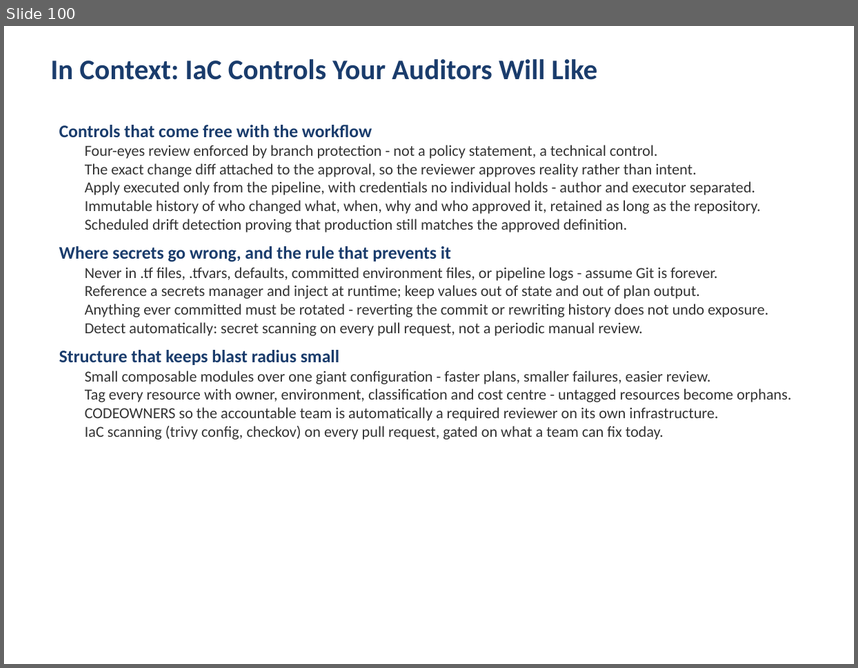
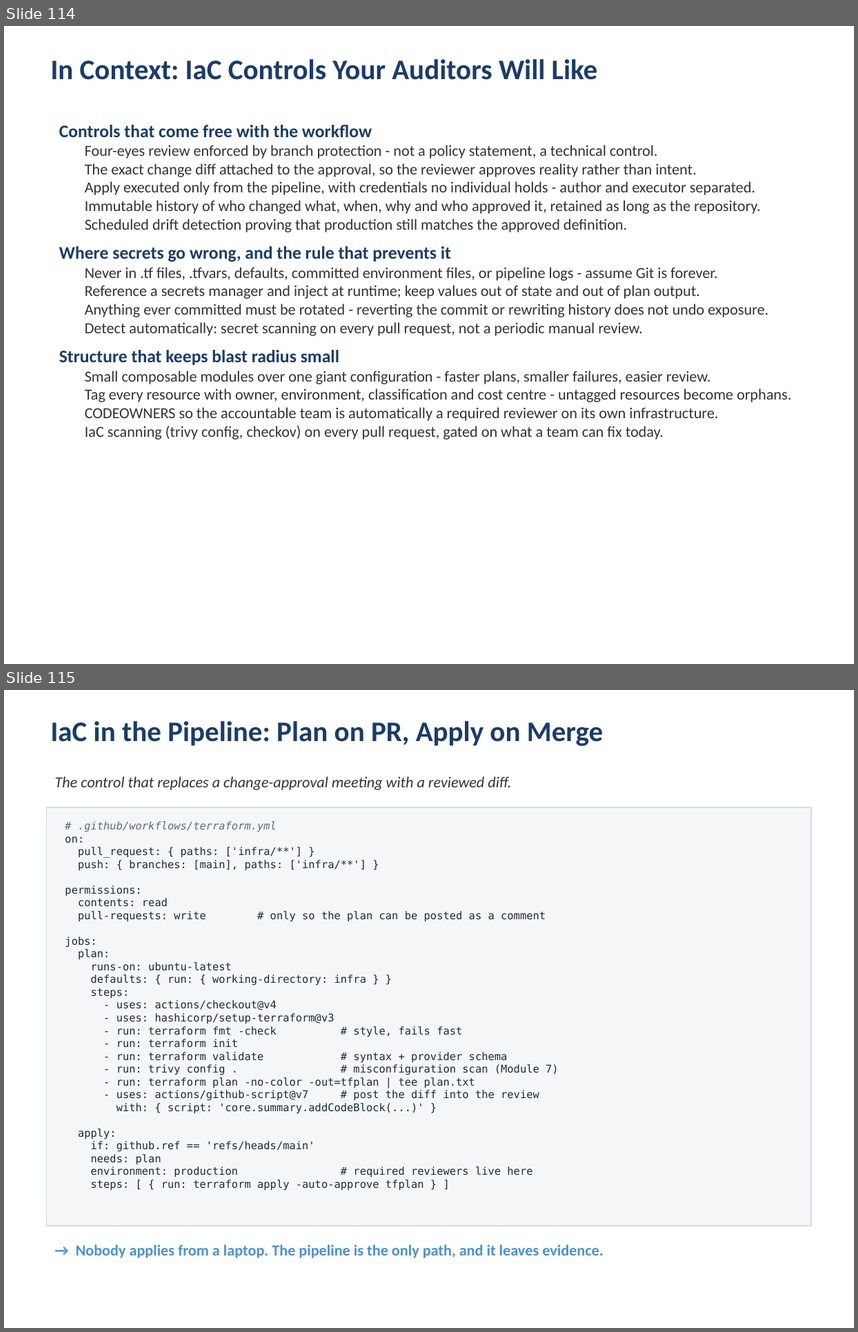
Before and after one commit to kumbulanit/devopsplaformngr, a slide deck: slides/DevOps-PlatformEngineering-Day1.pptx. Shown one above the other, each under a label of ours: slide 100 before the commit, slides 114 and 115 after it. The pictures are 858x668 and 858x1332 pixels, drawn with LibreOffice and Linux fonts; fonts in the diff are those of the drawing. Boxes give left, top, right and bottom in pixels: in the first picture for what was removed or moved away, otherwise in the second. Text is boxed around its words. In the diff, an @@ line names an element or a change of style, - is before the commit and + after.

```diff
--- a/slides/DevOps-PlatformEngineering-Day1.pptx
+++ b/slides/DevOps-PlatformEngineering-Day1.pptx
@@ slide 115 added at box(4, 690, 854, 1328), background #FFFFFF @@
@@ text added at box(51, 721, 603, 746), 24 pt, text #1A3C6C, bold @@
+IaC in the Pipeline: Plan on PR, Apply on Merge
@@ text added at box(55, 776, 511, 790), 13 pt, text #333333, italic @@
+The control that replaces a change-approval meeting with a reviewed diff.
@@ rectangle added at box(47, 807, 811, 1225), fill #F4F6F8, outline #D5DDE5 1 pt @@
@@ text added at box(65, 821, 559, 1190), 9 pt, text #1B2B3A @@
+# .github/workflows/terraform.yml
+on:
+pull_request: { paths: ['infra/**'] }
+push: { branches: [main], paths: ['infra/**'] }
+permissions:
+contents: read
+pull-requests: write # only so the plan can be posted as a comment
+jobs:
+plan:
+runs-on: ubuntu-latest
+defaults: { run: { working-directory: infra } }
+steps:
+- uses: actions/checkout@v4
+- uses: hashicorp/setup-terraform@v3
+- run: terraform fmt -check # style, fails fast
+- run: terraform init
+- run: terraform validate # syntax + provider schema
+- run: trivy config . # misconfiguration scan (Module 7)
+- run: terraform plan -no-color -out=tfplan | tee plan.txt
+- uses: actions/github-script@v7 # post the diff into the review
+with: { script: 'core.summary.addCodeBlock(...)' }
+apply:
+if: github.ref == 'refs/heads/main'
+needs: plan
+environment: production # required reviewers live here
+steps: [ { run: terraform apply -auto-approve tfplan } ]
@@ text added at box(76, 1244, 603, 1258), 13 pt, text #4A90D9, bold @@
+→ Nobody applies from a laptop. The pipeline is the only path, and it leaves evidence.
@@ what was slide 100 is now slide 114 @@
```
Also in this commit, not shown: 16 other slides added, 1 other file.
